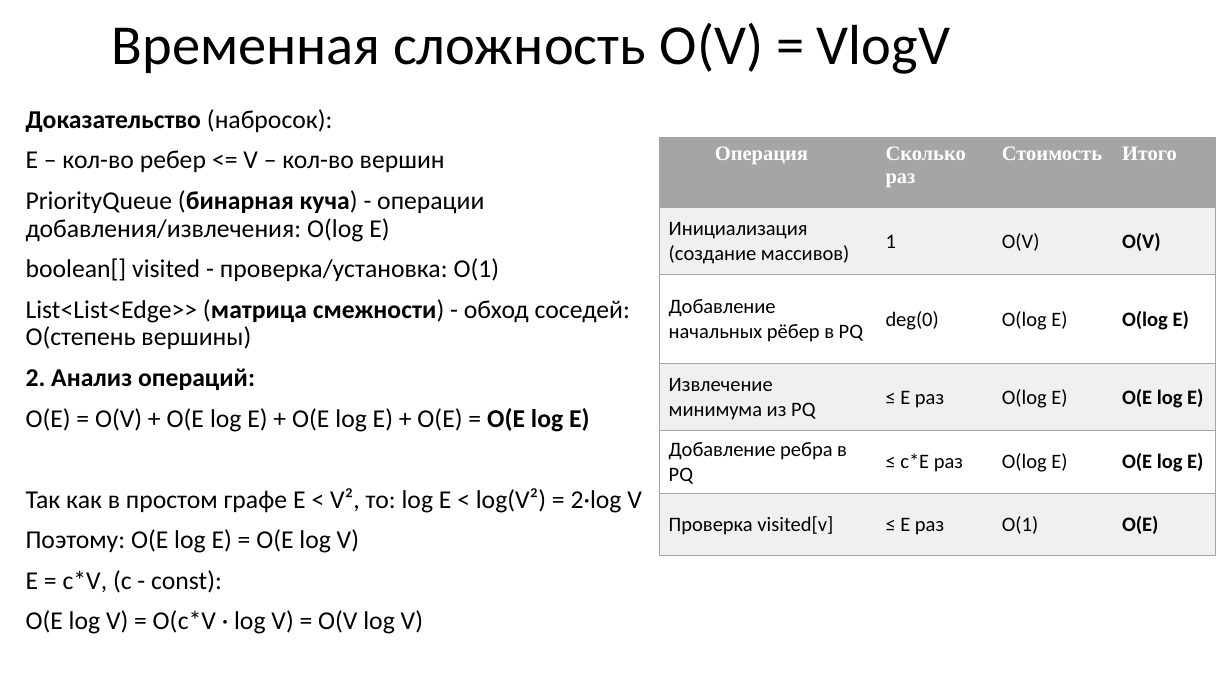
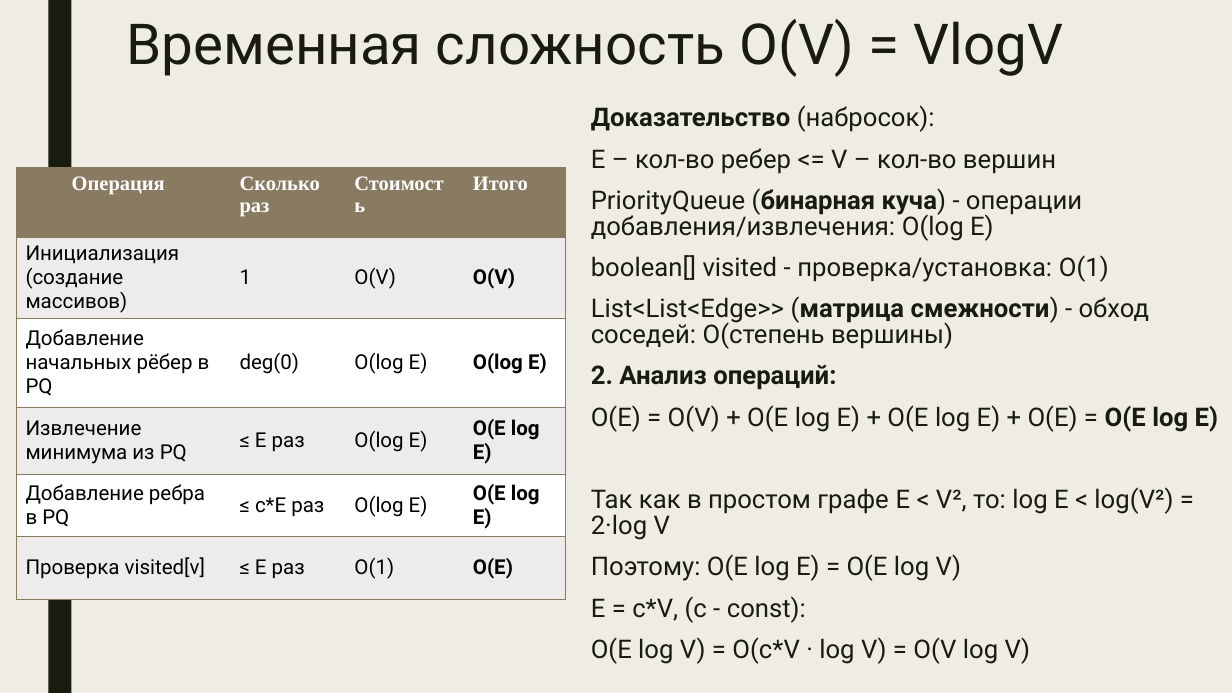
Before and after one commit to malinkies/PrimsAlgorithm, a slide deck: slide 4 of аисд.pptx. Drawn at 1232x693 pixels with LibreOffice and Linux fonts; fonts in the diff are those of the drawing. Boxes give left, top, right and bottom in pixels: in the first picture for what was removed or moved away, otherwise in the second. Text is boxed around its words. In the diff, an @@ line names an element or a change of style, - is before the commit and + after.

```diff
--- a/аисд.pptx
+++ b/аисд.pptx
@@ background #FFFFFF to #EFEDE3 @@
@@ title "Временная сложность O(V) = VlogV" at (127, 19, 1063, 77): font Calibri to Roboto, text colour #000000 to #191B0E; line spacing 0.9 to 0.89 @@
@@ rectangle added at (48, 0, 71, 693), fill #191B0E @@
@@ text "Доказательство (набросок):": place and size @@
-text "Доказательство (набросок):" at (26, 109, 642, 634)
+text "Доказательство (набросок):" at (591, 105, 1218, 664)
@@ text "Доказательство (набросок):" at (591, 105, 1218, 664): font Calibri to Roboto, text colour #000000 to #191B0E; line spacing 0.9 to 0.84; more space between paragraphs @@
@@ table at (17, 167, 566, 586) @@
@@ fill #A5A5A5 to #897B61 in row 1 @@
@@ fill #F0F0F0 to #EDECEA in 12 cells @@
@@ font Calibri to Roboto in "Инициализация (создание массивов)", "1", "O(V)", "O(V)" and 16 more places @@
@@ borders changed @@
@@ table: place and size @@
-table at (660, 138, 1216, 556)
+table at (17, 167, 566, 586)
```
Also in this commit, not shown: 9 other slides changed.
